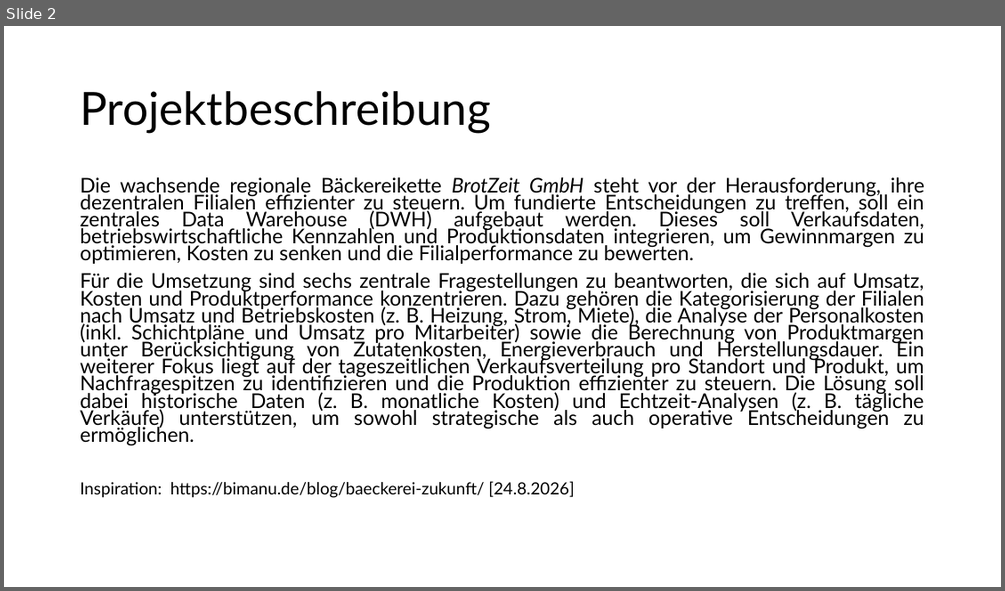
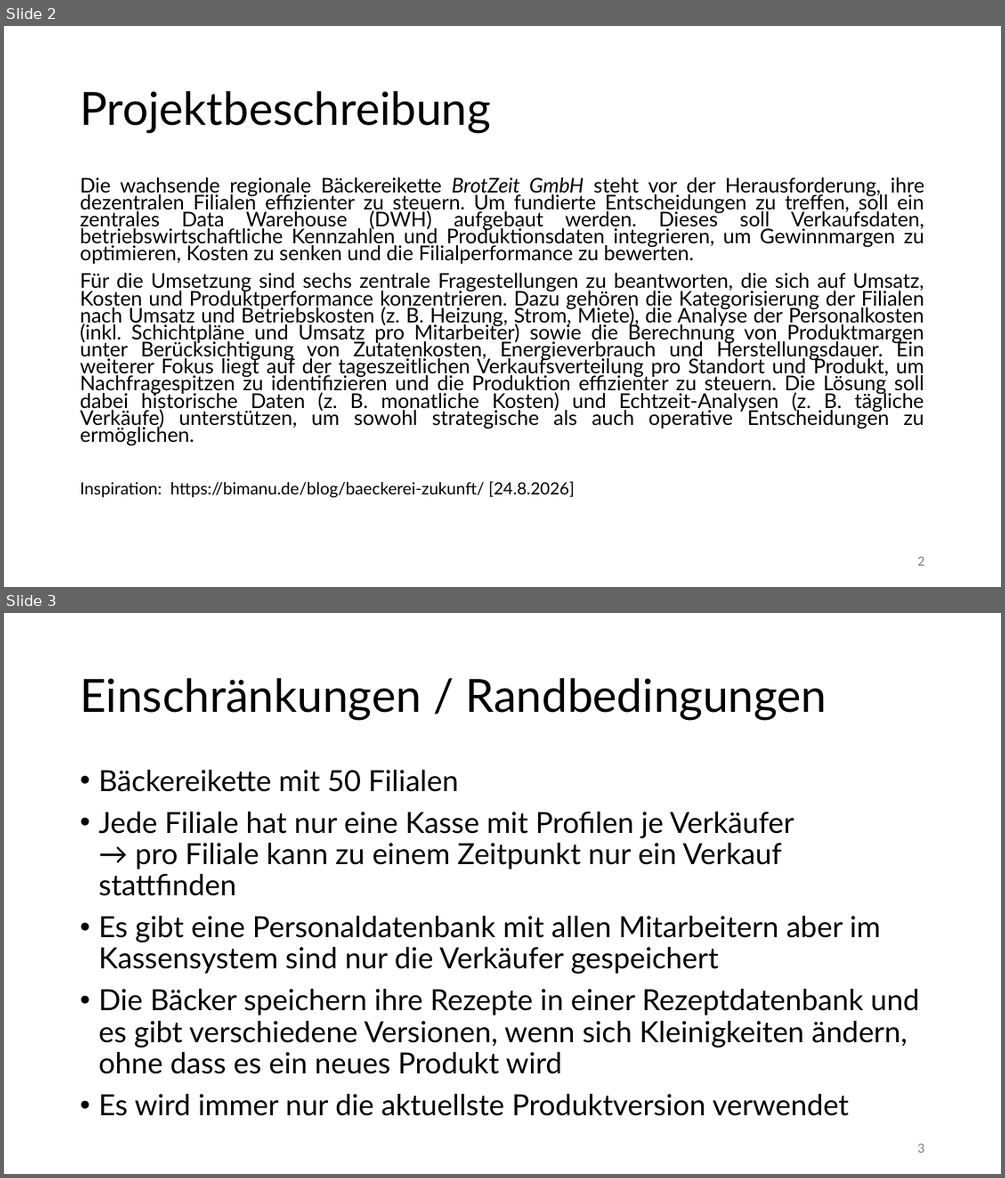
Before and after one commit to Thoerchen/BackZeit, a slide deck: Präsentation/Präsentation.pptx. Shown one above the other, each under a label of ours: slide 2 before the commit, slides 2 and 3 after it. The pictures are 1005x591 and 1005x1178 pixels, drawn with LibreOffice and Linux fonts; fonts in the diff are those of the drawing. Boxes give left, top, right and bottom in pixels: in the first picture for what was removed or moved away, otherwise in the second. Text is boxed around its words. In the diff, an @@ line names an element or a change of style, - is before the commit and + after.

```diff
--- a/Präsentation/Präsentation.pptx
+++ b/Präsentation/Präsentation.pptx
@@ slide 3 added at (4,613,1001,1174), background #FFFFFF @@
@@ title added at (80,678,826,720), 44 pt, text #000000 @@
+Einschränkungen / Randbedingungen
@@ text added at (98,770,920,1116), 28 pt, text #000000 @@
+• Bäckereikette mit 50 Filialen
+• Jede Filiale hat nur eine Kasse mit Profilen je Verkäufer
+  → pro Filiale kann zu einem Zeitpunkt nur ein Verkauf stattfinden
+• Es gibt eine Personaldatenbank mit allen Mitarbeitern aber im Kassensystem sind nur die Verkäufer gespeichert
+• Die Bäcker speichern ihre Rezepte in einer Rezeptdatenbank und es gibt verschiedene Versionen, wenn sich Kleinigkeiten ändern, ohne dass es ein neues Produkt wird
+• Es wird immer nur die aktuellste Produktversion verwendet
@@ page number added at (917,1143,924,1152), 12 pt, text #797979 @@
+3
@@ slide 2 changed as well @@
@@ page number added at (917,556,924,565), 12 pt, text #797979 @@
+2
```
Also in this commit, not shown: 9 other slides changed, 3 other slides added, 2 slides removed.
